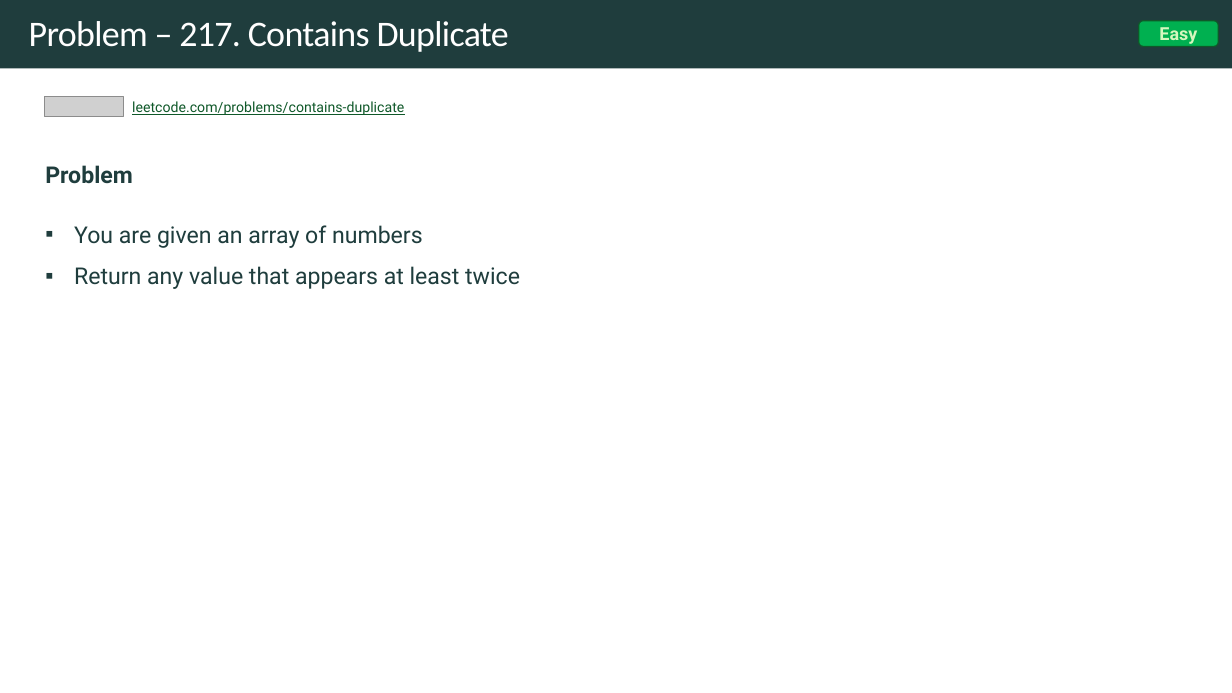
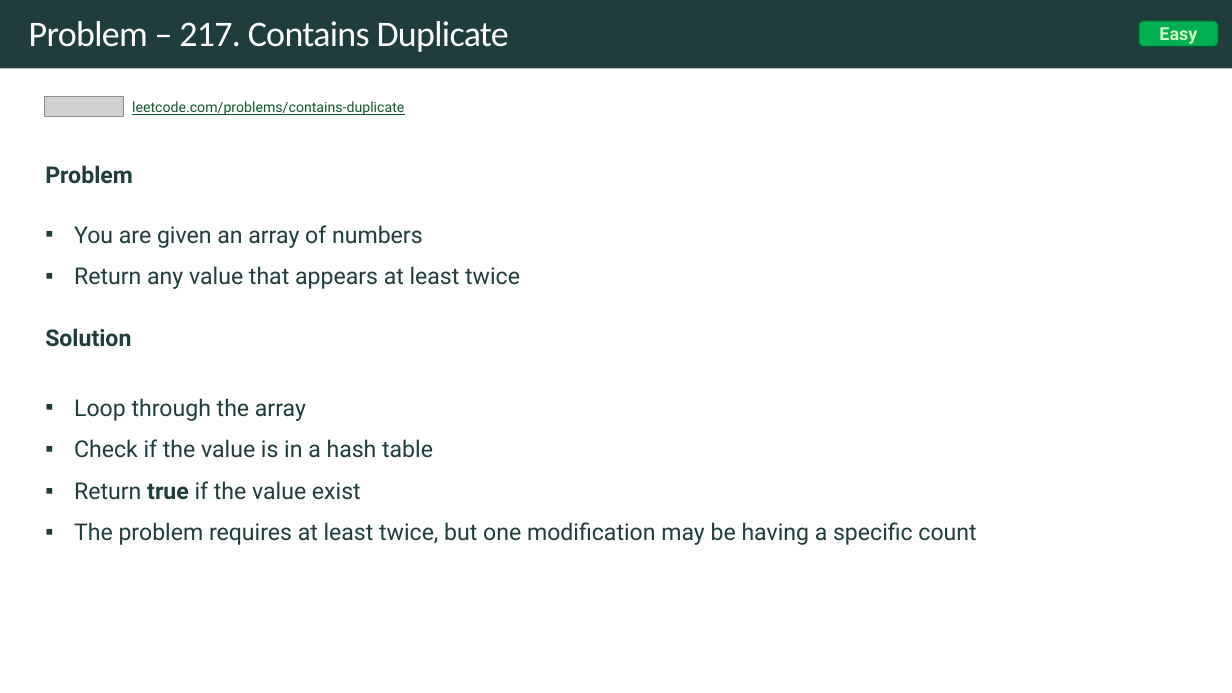
Before and after one commit to rfdavid/coding-interview-handbook-cpp, a slide deck: slide 28 of Algorithm and problem Solving Cheatsheet.pptm (slide 27 before the commit). Drawn at 1232x693 pixels with LibreOffice and Linux fonts; fonts in the diff are those of the drawing; grey boxes stand for pictures. Boxes give left, top, right and bottom in pixels: in the first picture for what was removed or moved away, otherwise in the second. Text is boxed around its words. In the diff, an @@ line names an element or a change of style, - is before the commit and + after.

Commit message:
array updates

```diff
--- a/Algorithm and problem Solving Cheatsheet.pptm
+++ b/Algorithm and problem Solving Cheatsheet.pptm
@@ text added at [45,328,976,545], 18 pt, text #1F3D3D @@
+Solution
+▪ Loop through the array
+▪ Check if the value is in a hash table
+▪ Return true if the value exist
+▪ The problem requires at least twice, but one modification may be having a specific count
```
Also in this commit, not shown: 13 other slides changed, 6 slides added, 2 slides removed, 16 other files.
